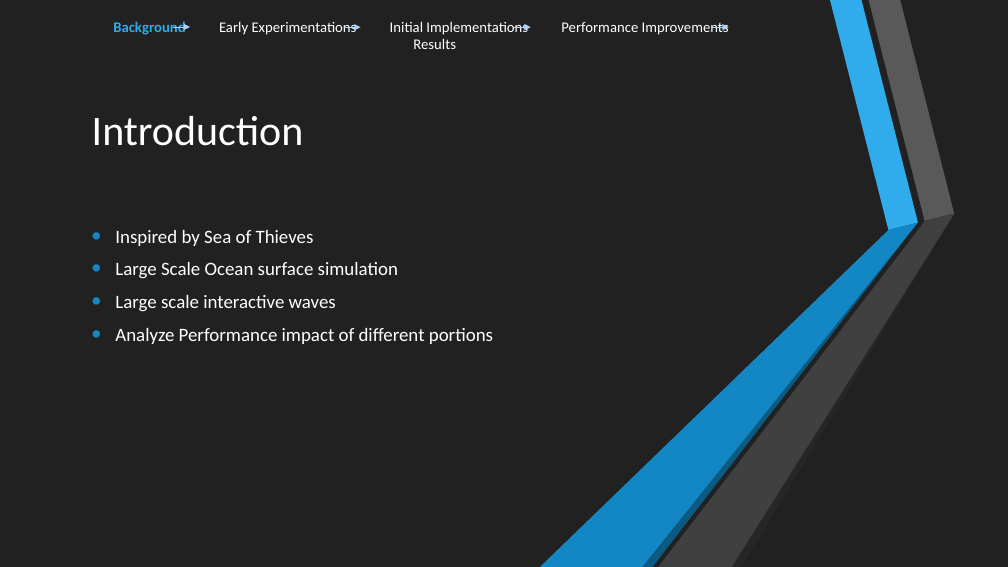
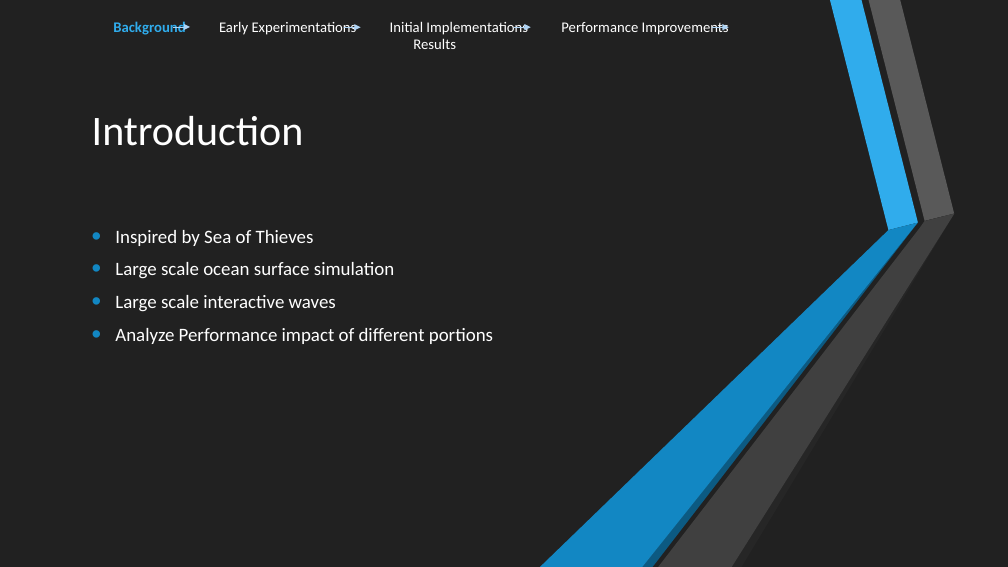
Before and after one commit to s-mckean52/Guildhall, a slide deck: slide 4 of OceanSimulation/Docs/Large Scale Realistic Ocean Rendering and Simulation.pptx. Drawn at 1008x567 pixels with LibreOffice and Linux fonts; fonts in the diff are those of the drawing. Boxes give left, top, right and bottom in pixels: in the first picture for what was removed or moved away, otherwise in the second. Text is boxed around its words. In the diff, an @@ line names an element or a change of style, - is before the commit and + after.

```diff
--- a/OceanSimulation/Docs/Large Scale Realistic Ocean Rendering and Simulation.pptx
+++ b/OceanSimulation/Docs/Large Scale Realistic Ocean Rendering and Simulation.pptx
@@ text at (115, 262, 394, 279): text changed @@
-• Large Scale Ocean surface simulation
+• Large scale ocean surface simulation
```
Also in this commit, not shown: 13 other files.
